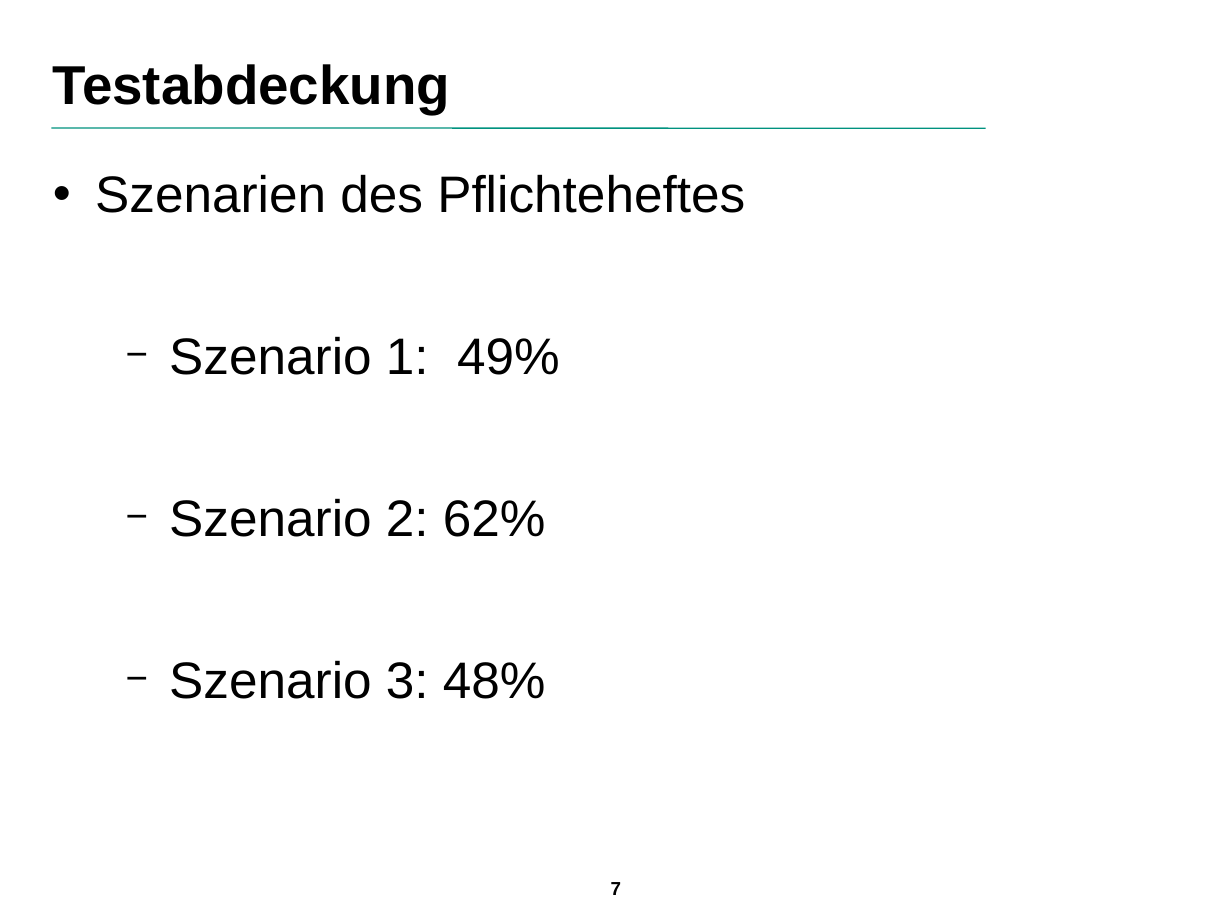
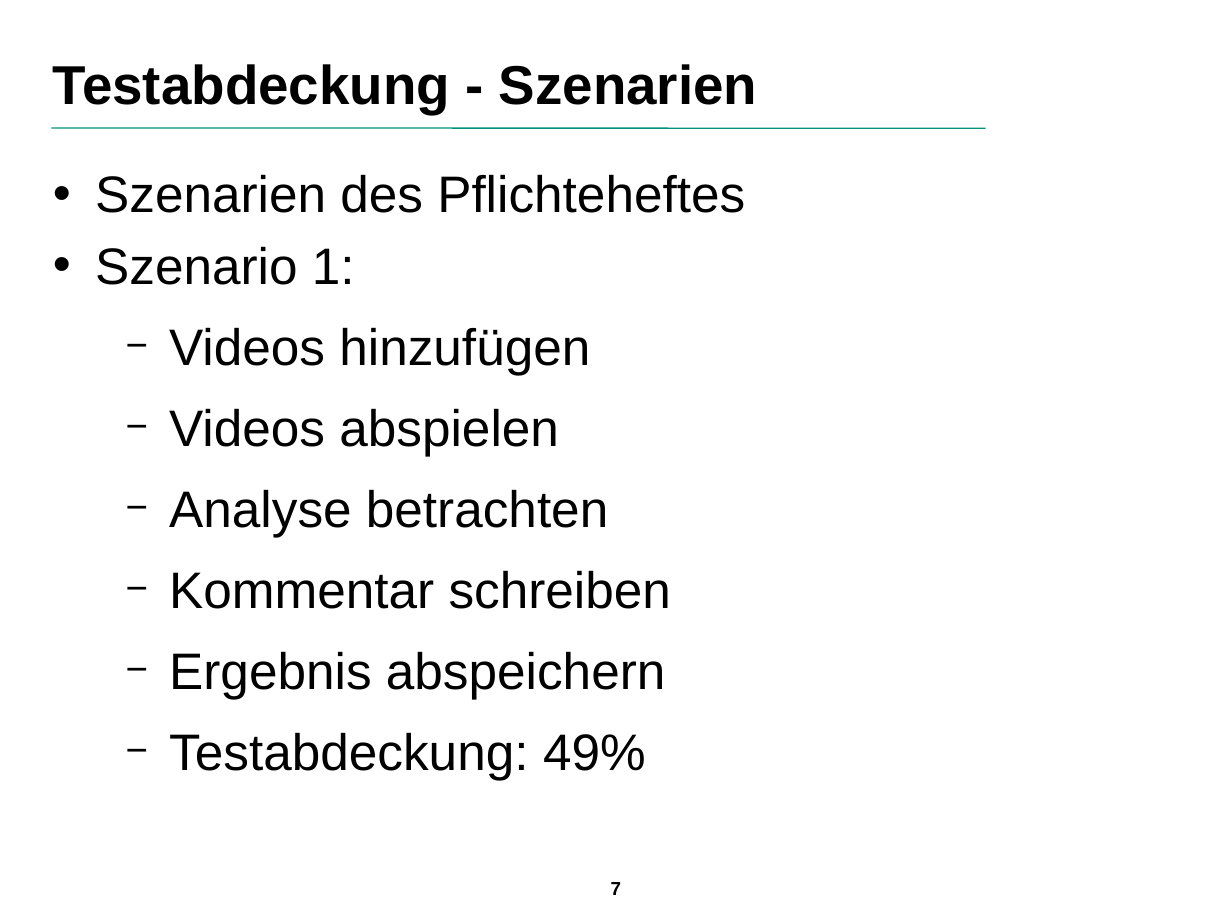
Before and after one commit to SuppenGeist/pse-ws1516-videoencoder-ta, a slide deck: slide 7 of Qualitätssicherung/Präsentation/Praesentation.odp. Drawn at 1232x924 pixels with LibreOffice and Linux fonts; fonts in the diff are those of the drawing; background and template pictures are left out. Boxes give left, top, right and bottom in pixels: in the first picture for what was removed or moved away, otherwise in the second. Text is boxed around its words. In the diff, an @@ line names an element or a change of style, - is before the commit and + after.

Commit message:
Update Presentation

```diff
--- a/Qualitätssicherung/Präsentation/Praesentation.odp
+++ b/Qualitätssicherung/Präsentation/Praesentation.odp
@@ title at [53,64,758,114]: text changed @@
-Testabdeckung
+Testabdeckung - Szenarien
@@ text at [95,246,671,780]: text changed @@
-  − Szenario 1: 49%
-  − Szenario 2: 62%
-  − Szenario 3: 48%
+• Szenario 1:
+  − Videos hinzufügen
+  − Videos abspielen
+  − Analyse betrachten
+  − Kommentar schreiben
+  − Ergebnis abspeichern
+  − Testabdeckung: 49%
```
Also in this commit, not shown: 2 other slides changed, 2 slides added, 1 slide removed.
